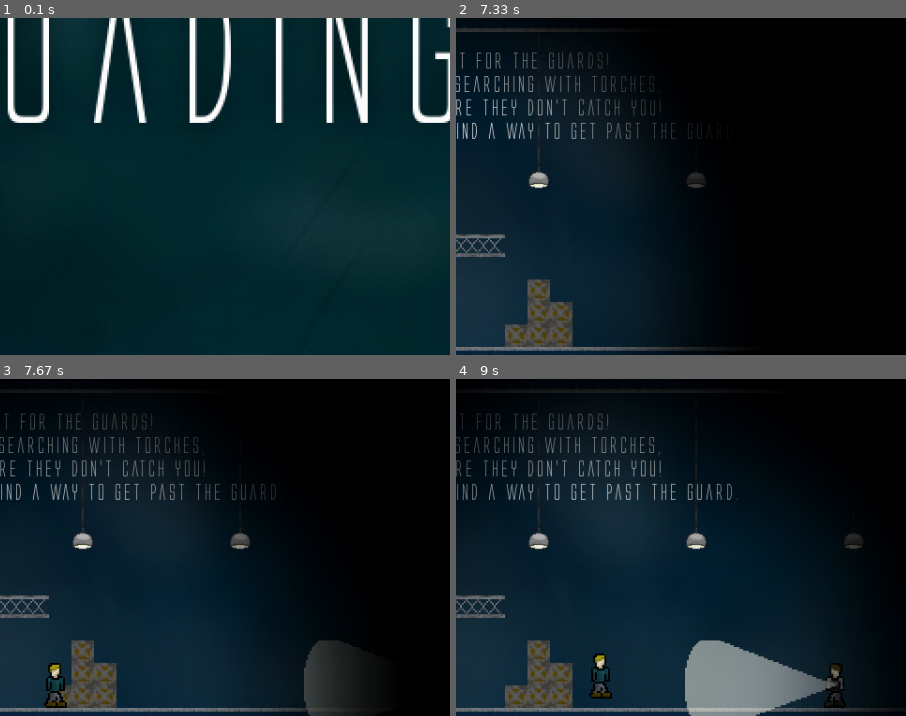
Above: before the commit, frames 1-4 (two rows, left to right).
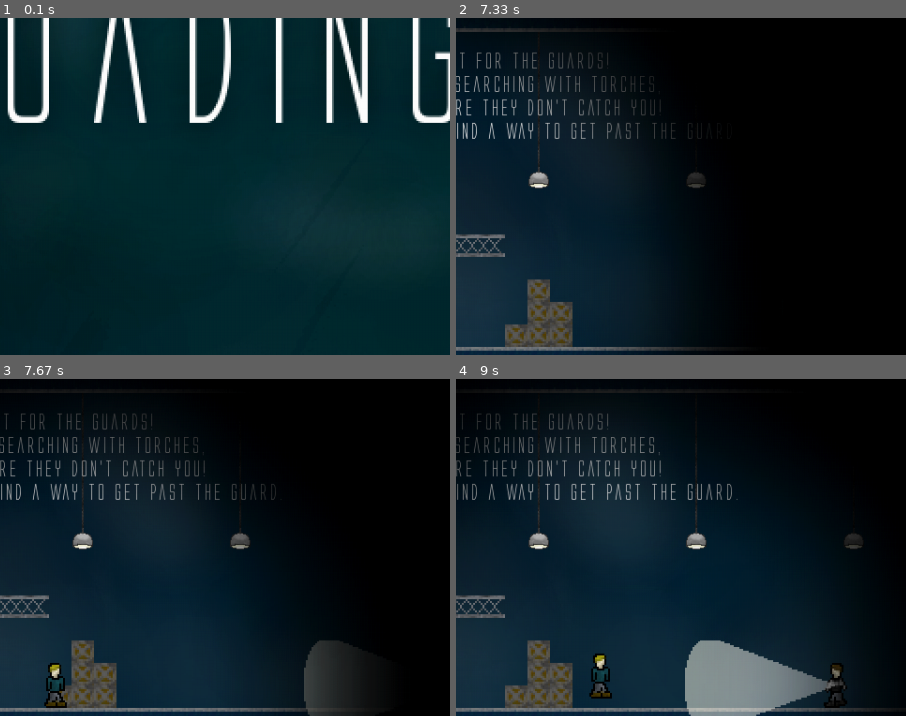
Above: after the commit, the same moments.

Repository: Sigton/stealth
Game: pygame game, started from source/main.py
Same seed, same stepped clock (60 frames per second), same inputs: the game is played once before the commit and once after it.
Inputs (mouse positions are % of the whole screen's width and height, from its top left):
- Up to frame 1 (0.1 s): no input
- Up to frame 2 (7.33 s): click (50, 50) at 0.38 s; hold Right 0.67-1.13 s; move the mouse to (46, 54) at 0.7 s; hold Up 1.17-1.47 s; move the mouse to (82, 47) at 1.2 s; hold Right 1.5-1.97 s; move the mouse to (50, 56) at 1.53 s; hold Left 2-2.53 s; move the mouse to (26, 51) at 2.03 s; hold Left 2.57-2.97 s; move the mouse to (19, 35) at 2.6 s; hold Up 3-3.37 s; move the mouse to (19, 73) at 3.03 s; hold Right 3.4-4.03 s; move the mouse to (65, 15) at 3.43 s; hold Left 4.07-4.53 s; move the mouse to (87, 85) at 4.1 s; hold Right 4.57-5.03 s; move the mouse to (24, 13) at 4.6 s; hold Up 5.07-5.37 s; move the mouse to (52, 16) at 5.1 s; hold Right 5.4-5.87 s; move the mouse to (26, 30) at 5.43 s; hold Left 5.9-6.43 s; move the mouse to (14, 47) at 5.93 s; hold Left 6.47-6.87 s; move the mouse to (51, 60) at 6.5 s; hold Up 6.9-7.27 s; move the mouse to (50, 62) at 6.93 s; hold Right from 7.3 s (still down)
- Up to frame 3 (7.67 s): keep holding Right; move the mouse to (47, 33) at 7.33 s
- Up to frame 4 (9 s): release Right at 7.93 s; hold Left 7.97-8.43 s; move the mouse to (88, 88) at 8 s; hold Right 8.47-8.93 s; move the mouse to (36, 29) at 8.5 s; hold Up from 8.97 s (still down)
The pictures show only the part of the screen within x 20-70%, y 45-95%; the shares and areas given below are measured in that part.

Frames 1-3 are identical in both runs. In frame 4, less than 0.1% of the frame differs, in the area x 81-87%, y 84-98%.

Commit message:
Fixed a problem with the guards animation

Diff:
--- a/source/guards.py
+++ b/source/guards.py
@@ -62,6 +62,9 @@
         self.torch = torches.Torch()
         self.torch.guard = self
 
+        # Var for animation
+        self.walk_dist = 0
+
     def update(self):
 
         # Update the position of the guards
@@ -72,6 +75,7 @@
                 self.xv = -self.speed/2  # For some reason guards move twice as fast left
 
             self.rect.x += self.xv
+            self.walk_dist += 1
 
         if self.at_wall() or self.on_edge():
             if self.direction == "R":
@@ -80,10 +84,10 @@
                 self.direction = "R"
 
         if self.direction == "R":
-            frame = (self.rect.x // 15) % len(self.walking_frames_r)
+            frame = (self.walk_dist // 15) % len(self.walking_frames_r)
             self.image = self.walking_frames_r[frame]
         else:
-            frame = (self.rect.x // 15) % len(self.walking_frames_l)
+            frame = (self.walk_dist // 15) % len(self.walking_frames_l)
             self.image = self.walking_frames_l[frame]
 
     def on_ground(self):
